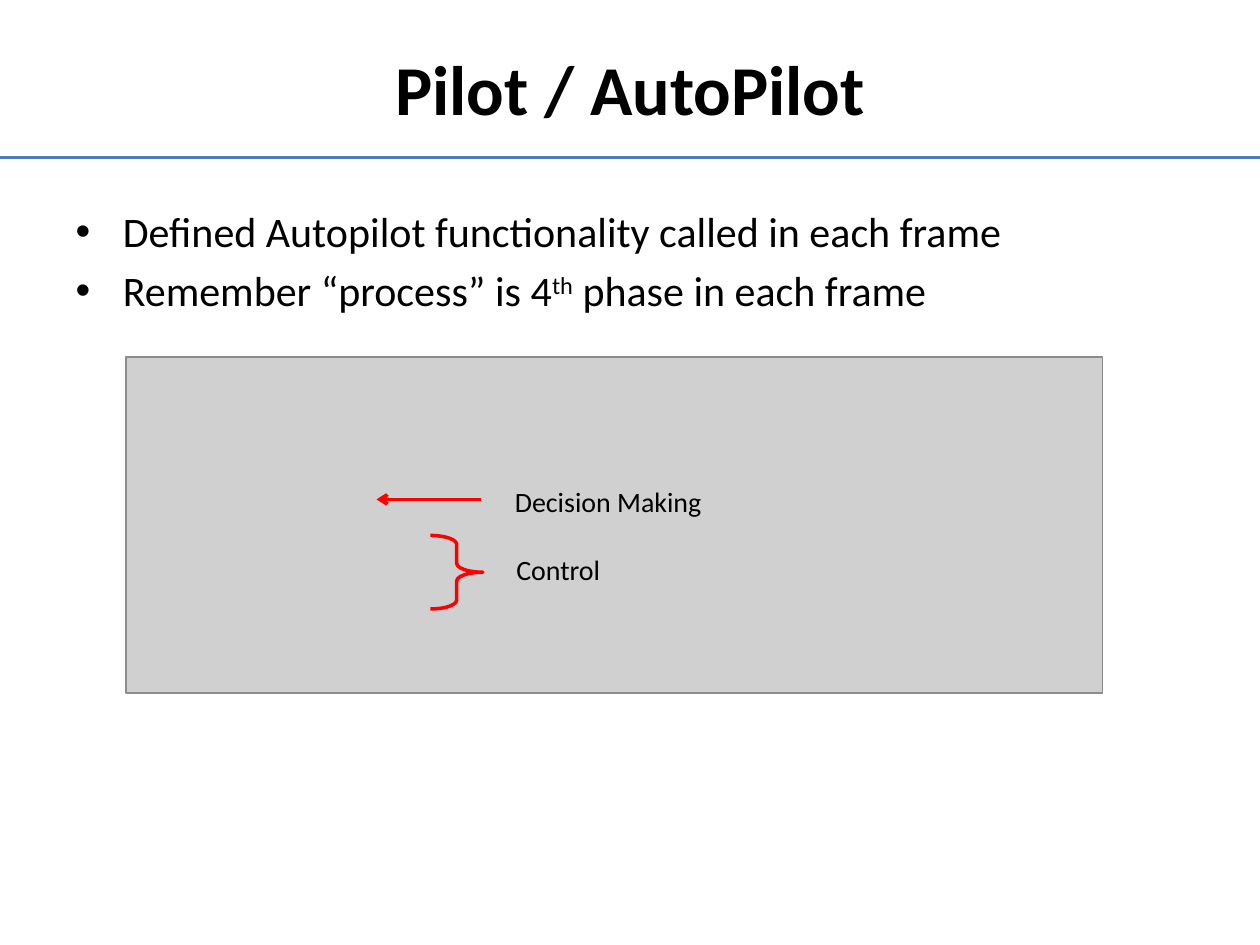
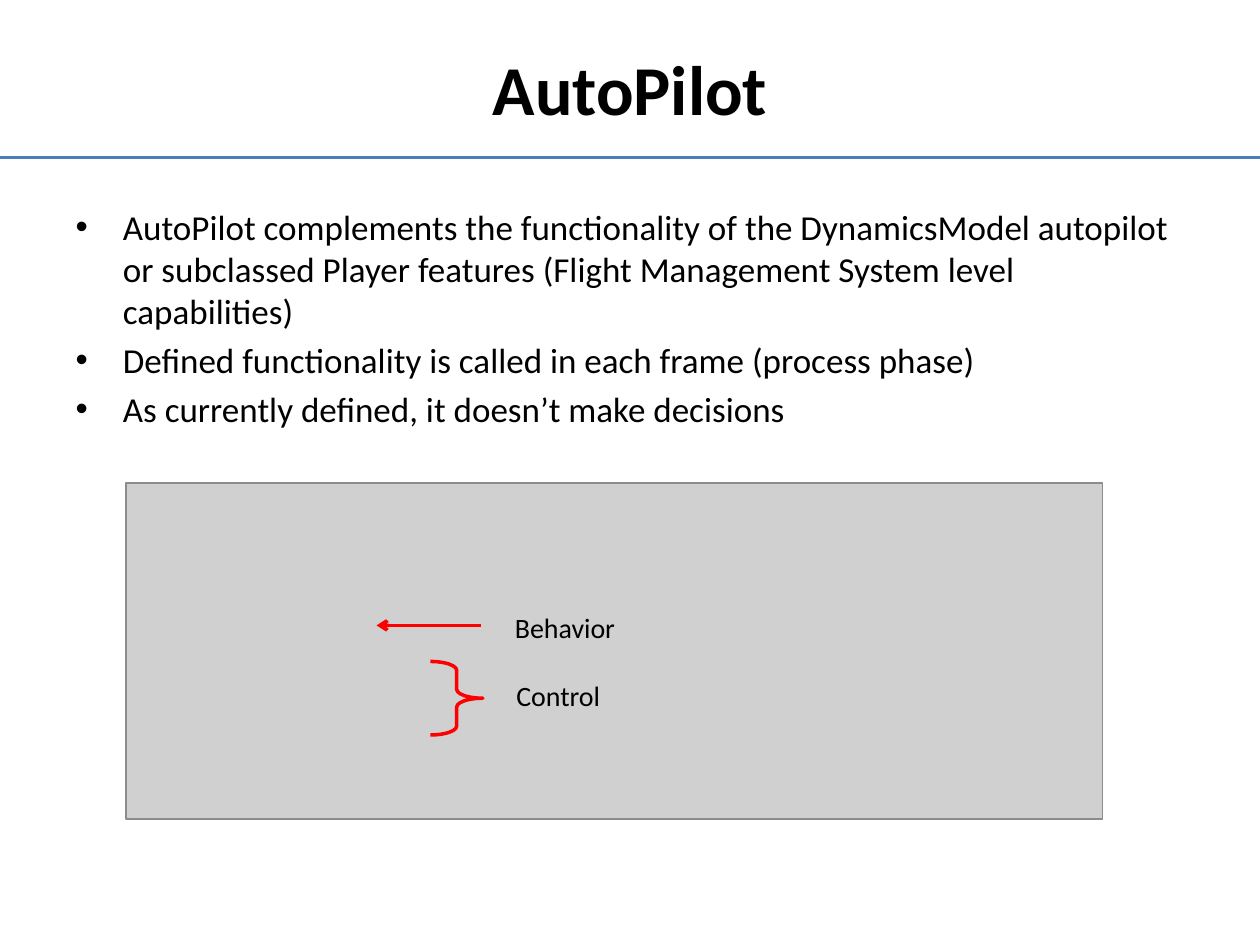
Before and after one commit to doughodson/OpenEaagles, a slide deck: slide 25 of doc/player-agent.pptx (slide 24 before the commit). Drawn at 1260x945 pixels with LibreOffice and Linux fonts; fonts in the diff are those of the drawing; grey boxes stand for pictures. Boxes give left, top, right and bottom in pixels: in the first picture for what was removed or moved away, otherwise in the second. Text is boxed around its words. In the diff, an @@ line names an element or a change of style, - is before the commit and + after.

```diff
--- a/doc/player-agent.pptx
+++ b/doc/player-agent.pptx
@@ title at (493,66,767,116): text changed @@
-Pilot / AutoPilot
+AutoPilot
@@ text at (123,215,1168,428): text changed; size 24 to 20 pt @@
-• Defined Autopilot functionality called in each frame
-• Remember “process” is 4th phase in each frame
+• AutoPilot complements the functionality of the DynamicsModel autopilot or subclassed Player features (Flight Management System level capabilities)
+• Defined functionality is called in each frame (process phase)
+• As currently defined, it doesn’t make decisions
@@ text removed at (515,492,701,517) @@
-Decision Making
@@ 1 picture, 1 text, 1 right brace, 1 arrow: place and size @@
-1 picture, 1 text, 1 right brace, 1 arrow at (126,357,1102,693)
+1 picture, 1 text, 1 right brace, 1 arrow at (126,483,1102,819)
@@ text added at (515,618,615,638), 16 pt, text #000000 @@
+Behavior
```
Also in this commit, not shown: 10 other slides changed, 2 slides added, 1 slide removed.
